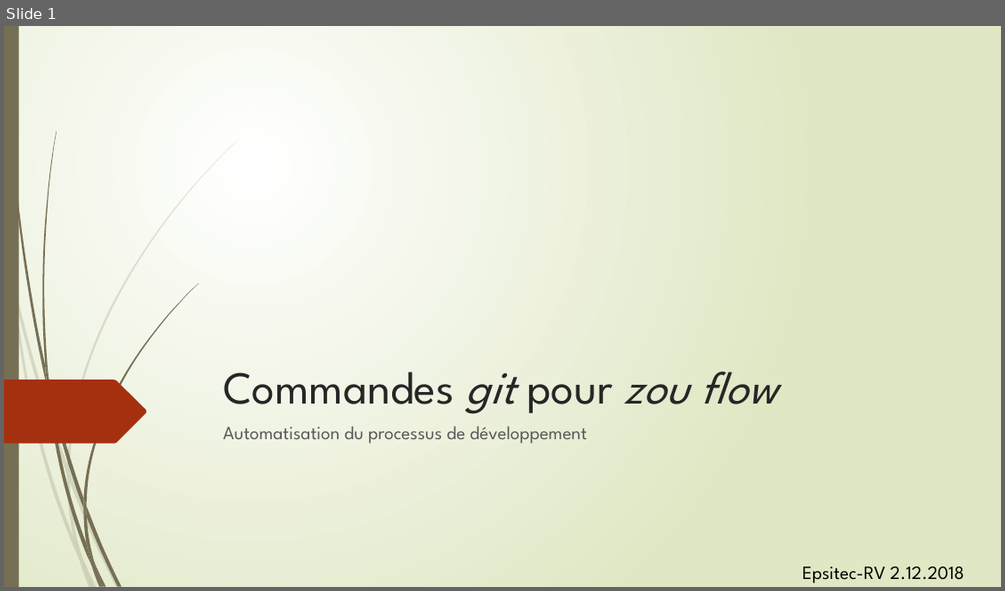
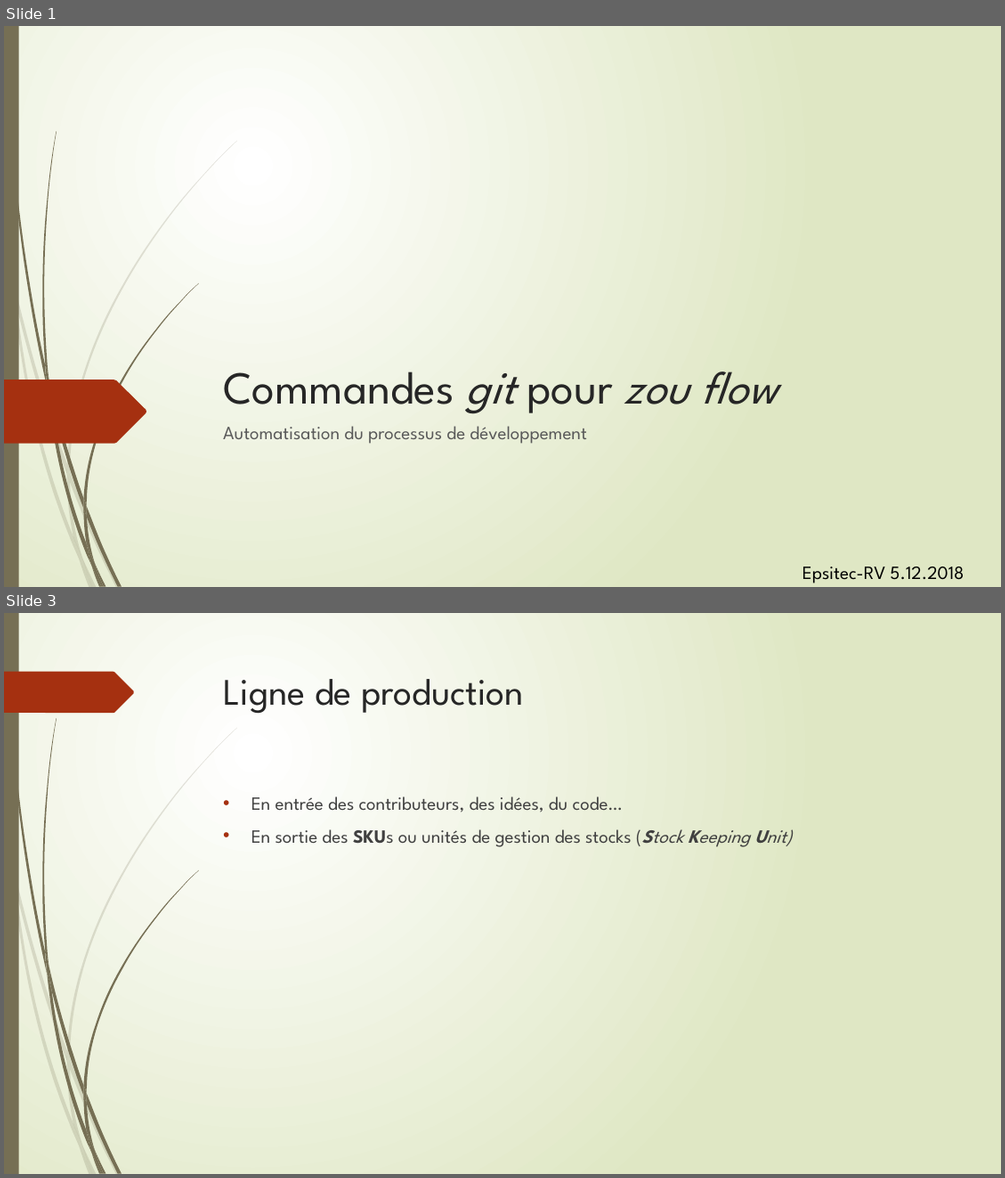
Before and after one commit to epsitec-sa/zou, a slide deck: .Documentation/Commandes git pour zou flow.pptx. Shown one above the other, each under a label of ours: slide 1 before the commit, slides 1 and 3 after it; the slides between them are not shown. The pictures are 1005x591 and 1005x1178 pixels, drawn with LibreOffice and Linux fonts; fonts in the diff are those of the drawing. Boxes give left, top, right and bottom in pixels: in the first picture for what was removed or moved away, otherwise in the second. Text is boxed around its words. In the diff, an @@ line names an element or a change of style, - is before the commit and + after.

```diff
--- a/.Documentation/Commandes git pour zou flow.pptx
+++ b/.Documentation/Commandes git pour zou flow.pptx
@@ slide 3 added at bbox=[4, 613, 1001, 1174], background gradient #FFFFFF to #DFE8C4; not listed: 23 template elements that a slide beside it also shows @@
@@ freeform shape added at bbox=[4, 672, 134, 713], fill #A53010 @@
@@ title added at bbox=[224, 679, 524, 714], 36 pt, text #262626 @@
+Ligne de production
@@ text added at bbox=[251, 796, 792, 847], 18 pt, text #404040 @@
+• En entrée des contributeurs, des idées, du code…
+• En sortie des SKUs ou unités de gestion des stocks (Stock Keeping Unit)
@@ slide 1 changed as well @@
@@ text at bbox=[802, 566, 963, 583]: text changed @@
-Epsitec-RV 2.12.2018
+Epsitec-RV 5.12.2018
```
Also in this commit, not shown: 2 other slides changed, 21 other slides added.
